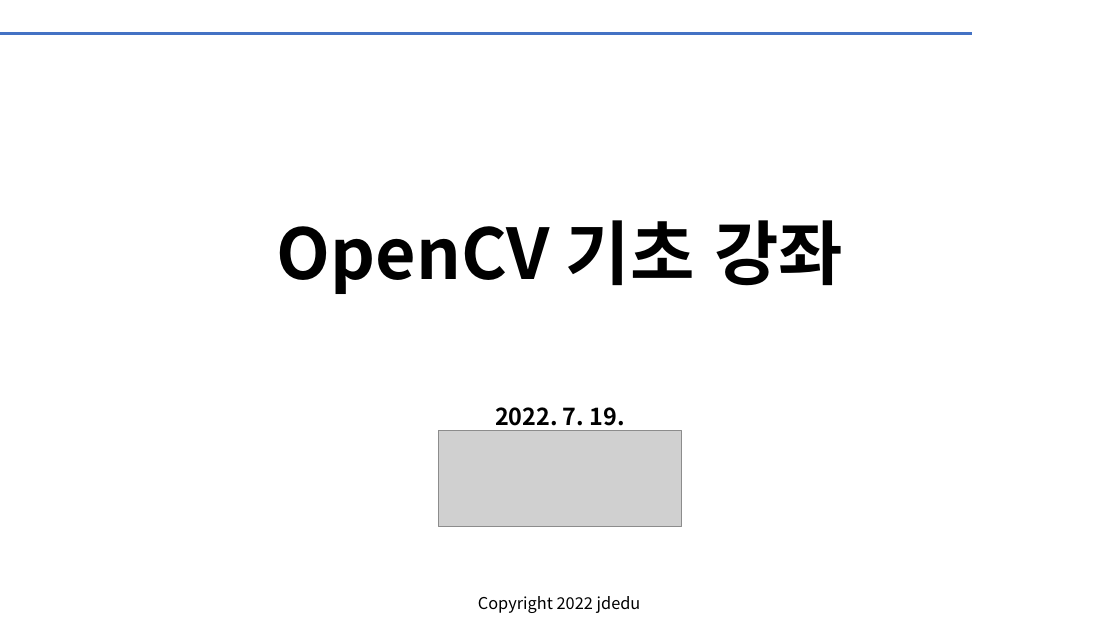
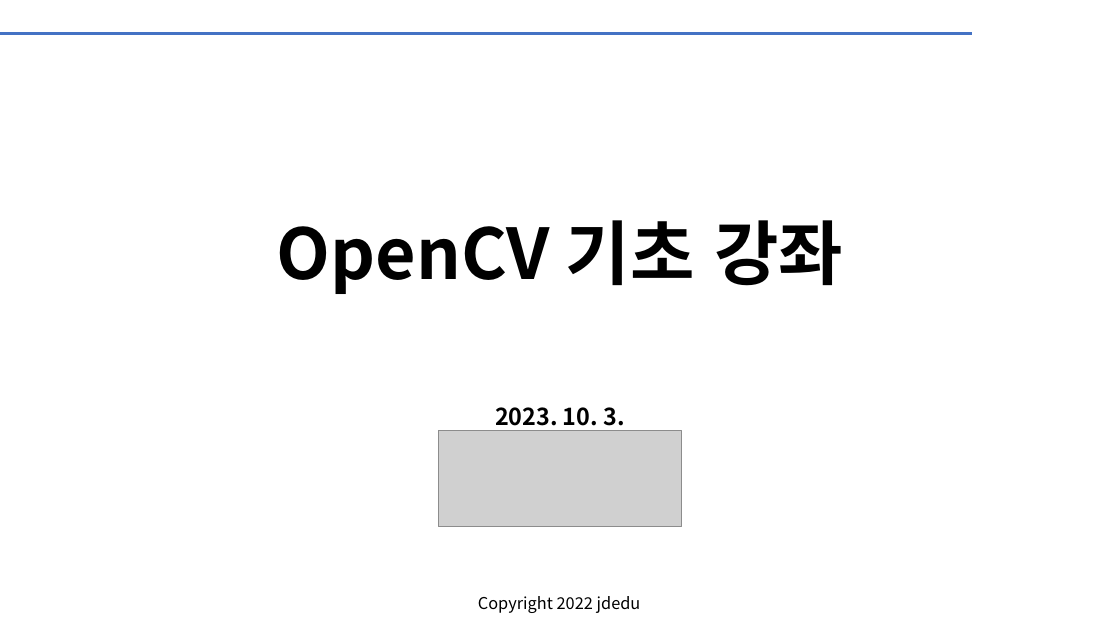
Before and after one commit to JD-edu/deep_learning_class, a slide deck: slide 1 of documents/OpenCV_기초_강좌.pptx. Drawn at 1120x630 pixels with LibreOffice and Linux fonts; fonts in the diff are those of the drawing; grey boxes stand for pictures; background and template pictures are left out. Boxes give left, top, right and bottom in pixels: in the first picture for what was removed or moved away, otherwise in the second. Text is boxed around its words. In the diff, an @@ line names an element or a change of style, - is before the commit and + after.

```diff
--- a/documents/OpenCV_기초_강좌.pptx
+++ b/documents/OpenCV_기초_강좌.pptx
@@ subtitle at (495,407,624,431): text changed @@
-2022. 7. 19.
+2023. 10. 3.
```
Also in this commit, not shown: 3 other slides changed, 1 other file.
